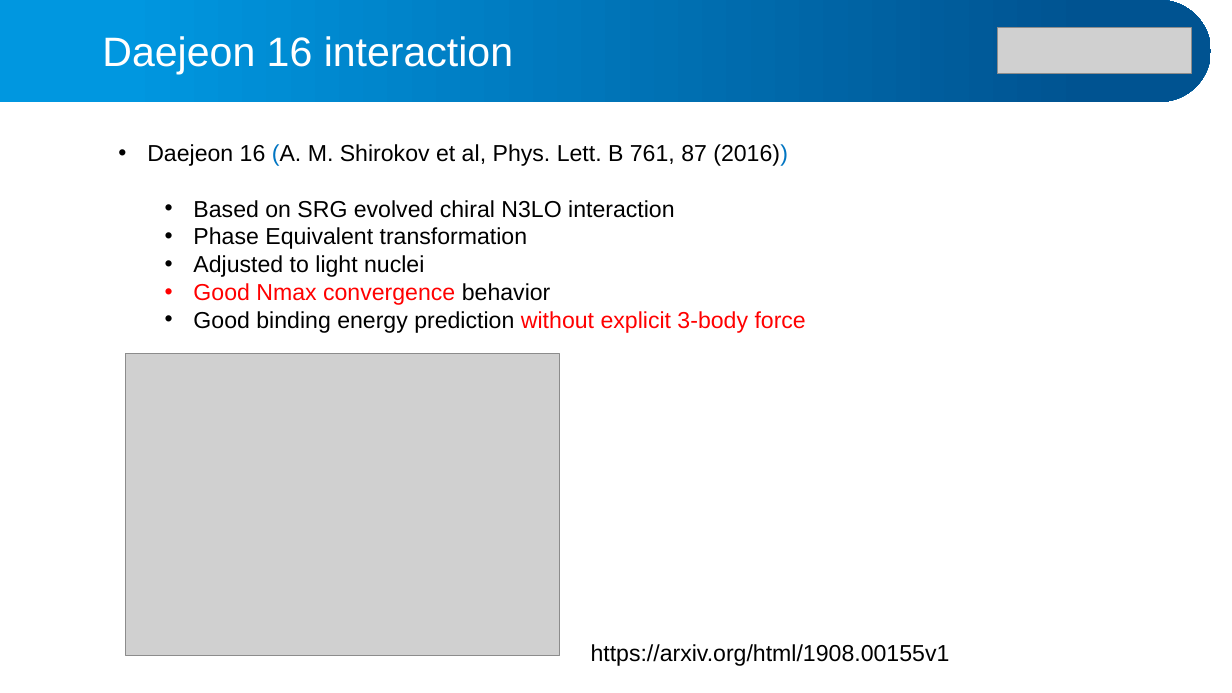
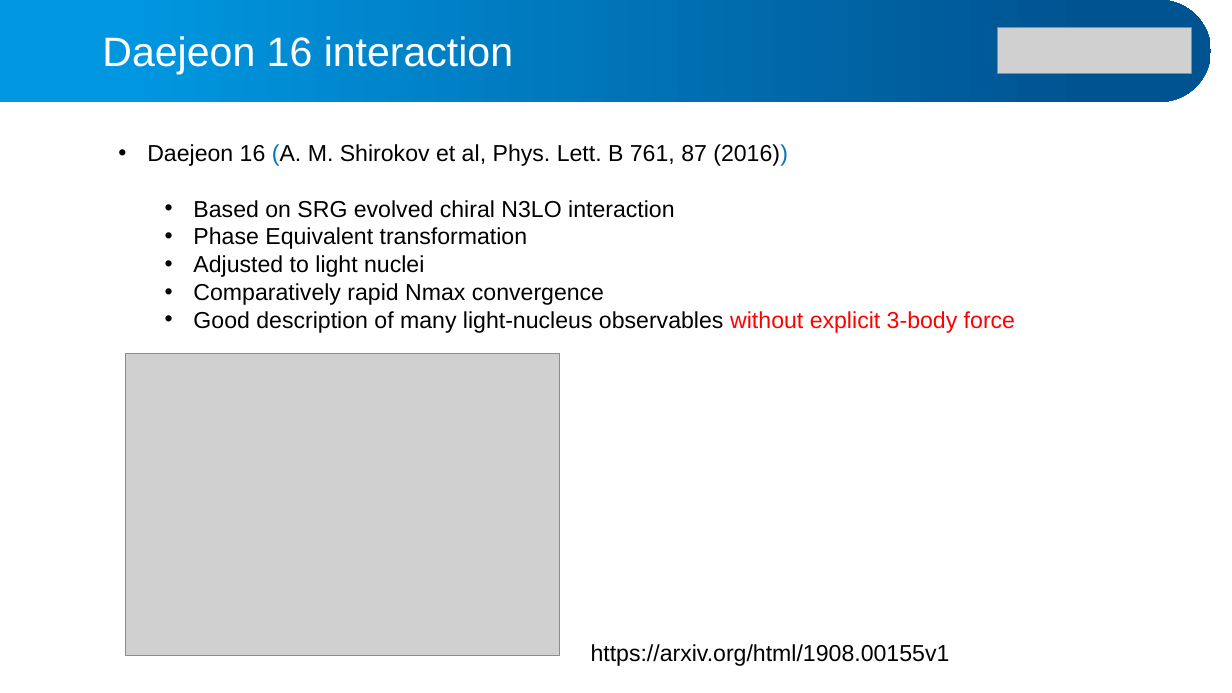
Before and after one commit to alphacentaury-github/NPSS2020, a slide deck: slide 9 of 20260915_JPS_SONG.pptx. Drawn at 1232x693 pixels with LibreOffice and Linux fonts; fonts in the diff are those of the drawing; grey boxes stand for pictures. Boxes give left, top, right and bottom in pixels: in the first picture for what was removed or moved away, otherwise in the second. Text is boxed around its words. In the diff, an @@ line names an element or a change of style, - is before the commit and + after.

```diff
--- a/20260915_JPS_SONG.pptx
+++ b/20260915_JPS_SONG.pptx
@@ text at (x1=193, y1=283, x2=1015, y2=333): text changed; text colour #FF0000 to #000000 @@
-  • Good Nmax convergence behavior
-  • Good binding energy prediction without explicit 3-body force
+  • Comparatively rapid Nmax convergence
+  • Good description of many light-nucleus observables without explicit 3-body force
```
Also in this commit, not shown: 10 other slides changed.
